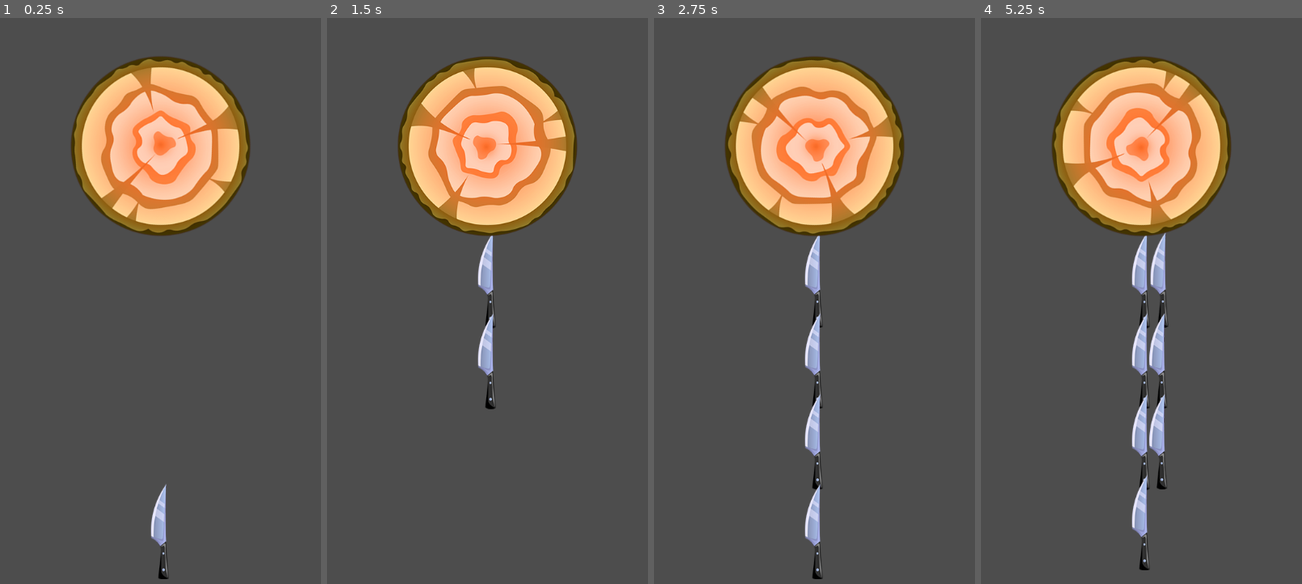
Above: before the commit, frames 1-4 (left to right).
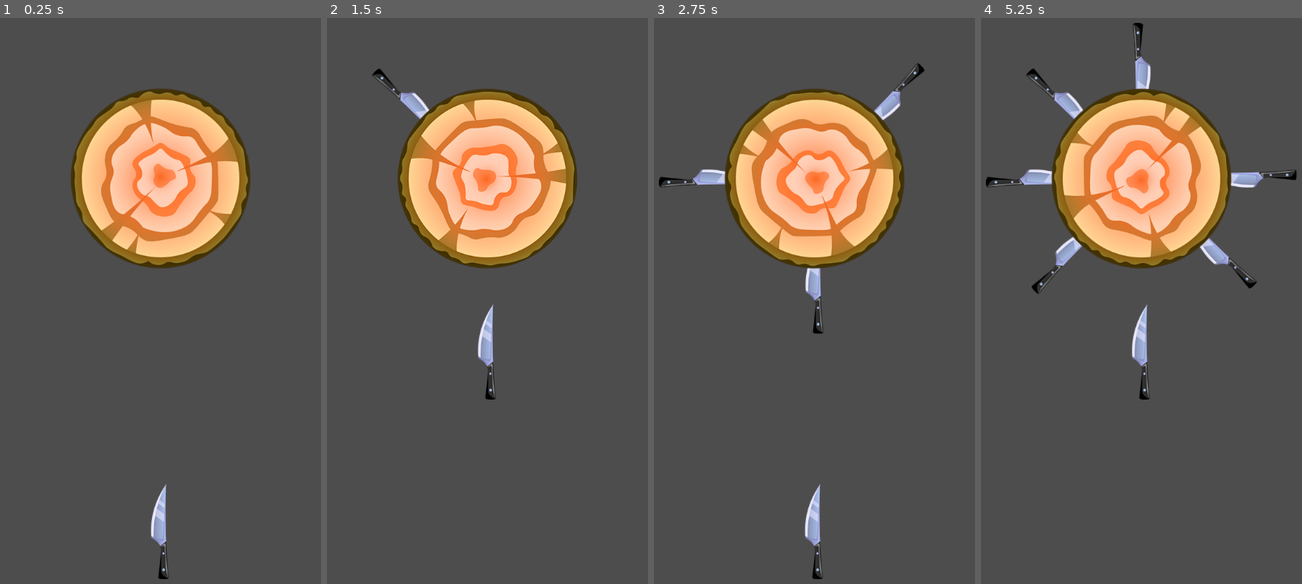
Above: after the commit, the same moments.

Repository: Alex-Grigorovich/Knife-Game
Game: Godot game, scene res://scenes/game.tscn
Same seed, same stepped clock (60 frames per second), same inputs: the game is played once before the commit and once after it. The project has no main scene, so this scene is started directly.
Inputs (mouse positions are in pixels of both pictures, inside the frame that each line leads up to):
- Up to frame 1 (0.25 s): no input
- Up to frame 2 (1.5 s): move the mouse to (583, 278) at 0.52 s; click (583, 278) at 0.67 s; move the mouse to (404, 340) at 1.27 s; click (404, 340) at 1.42 s
- Up to frame 3 (2.75 s): move the mouse to (859, 165) at 2.02 s; click (859, 165) at 2.17 s
- Up to frame 4 (5.25 s): move the mouse to (1122, 436) at 2.77 s; click (1122, 436) at 2.92 s; move the mouse to (1273, 408) at 3.52 s; click (1273, 408) at 3.67 s; move the mouse to (1013, 210) at 4.27 s; click (1013, 210) at 4.42 s; move the mouse to (1163, 306) at 5.02 s; click (1163, 306) at 5.17 s

The runs differ from the first frame. In frame 1, 14% of the frame differs, in the area x 22-79%, y 6-45%; in frame 2, 15%; in frame 3, 16%; in frame 4, 18%, in the area x 1-99%, y 0-98%.

Commit message:
Add sticking knives and background music.
Add sticking knives and background music.

Diff:
--- a/elements/Targets/target.tscn
+++ b/elements/Targets/target.tscn
@@ -16,3 +16,6 @@
 
 [node name="CollisionShape2D" type="CollisionShape2D" parent="."]
 shape = SubResource("CircleShape2D_72yih")
+
+[node name="ItemsContainer" type="Node2D" parent="."]
+show_behind_parent = true
--- a/scenes/game.tscn
+++ b/scenes/game.tscn
@@ -1,7 +1,8 @@
-[gd_scene load_steps=3 format=3 uid="uid://dkjspafqt123g"]
+[gd_scene load_steps=4 format=3 uid="uid://dkjspafqt123g"]
 
 [ext_resource type="PackedScene" uid="uid://dqf5kbhfs0wci" path="res://elements/knife_shooter.tscn" id="1_wnnne"]
 [ext_resource type="PackedScene" uid="uid://dkr1glujhk86t" path="res://elements/Targets/target.tscn" id="2_2gxjx"]
+[ext_resource type="AudioStream" uid="uid://c741awbqkrbyr" path="res://Sounds/8-Bit-Misfits-You-Spin-Me-Round-_Like-a-Record_.wav" id="3_8mpqq"]
 
 [node name="Game" type="Node2D"]
 
@@ -9,6 +10,10 @@
 position = Vector2(-5, 372)
 
 [node name="Target" parent="." instance=ExtResource("2_2gxjx")]
-position = Vector2(-4, -272)
+position = Vector2(-4, -218)
 
 [node name="Camera2D" type="Camera2D" parent="."]
+
+[node name="AudioStreamPlayer2D" type="AudioStreamPlayer2D" parent="."]
+stream = ExtResource("3_8mpqq")
+autoplay = true
--- a/scripts/knife.gd
+++ b/scripts/knife.gd
@@ -1,4 +1,5 @@
 extends CharacterBody2D
+
 
 var is_flying := false
 var speed := 4500.0
@@ -6,6 +7,21 @@
 func _physics_process(delta: float):
 	if is_flying:
 		var collision = move_and_collide(Vector2.UP * speed * delta)
+		if collision:
+			handle_collison(collision)
 
 func throw():
 	is_flying = true
+
+func  handle_collison(collision: KinematicCollision2D):
+	var collider := collision.get_collider()
+	if collider is Target:
+		add_knife_to_target(collider)
+		is_flying = false
+
+
+func add_knife_to_target(target: Target):
+	get_parent().remove_child(self)
+	global_position = Target.KNIFE_POSITION
+	rotation = 0
+	target.add_object_with_pivot(self, -target.rotation)
--- a/scripts/target.gd
+++ b/scripts/target.gd
@@ -1,6 +1,16 @@
 extends CharacterBody2D
+class_name Target
 
 var speed := PI
+const KNIFE_POSITION = Vector2(0, 180)
+@onready var items_container := $ItemsContainer
+
 
 func _physics_process(delta):
 	rotation += speed * delta
+
+func add_object_with_pivot(object: Node2D, object_rotation :float):
+	var pivot := Node2D.new()
+	pivot.rotation = object_rotation
+	pivot.add_child(object)
+	items_container.add_child(pivot)
Not shown, added: Sounds/8-Bit-Misfits-You-Spin-Me-Round-_Like-a-Record_.wav.import
Not shown, added: Sounds/8-Bit-Misfits-You-Spin-Me-Round-_Like-a-Record_.wav
